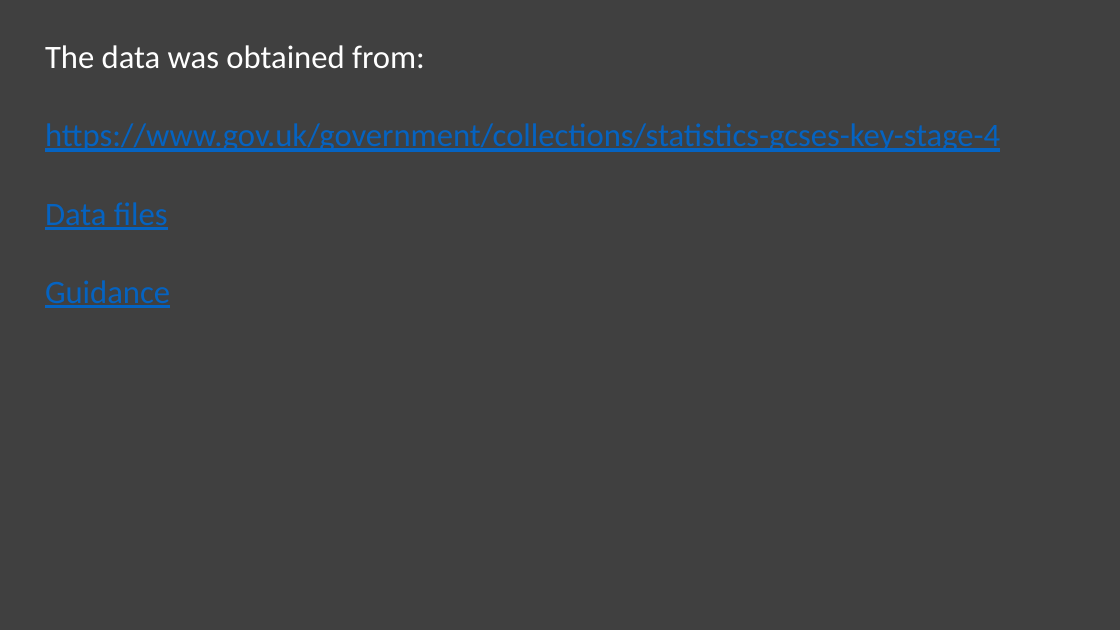
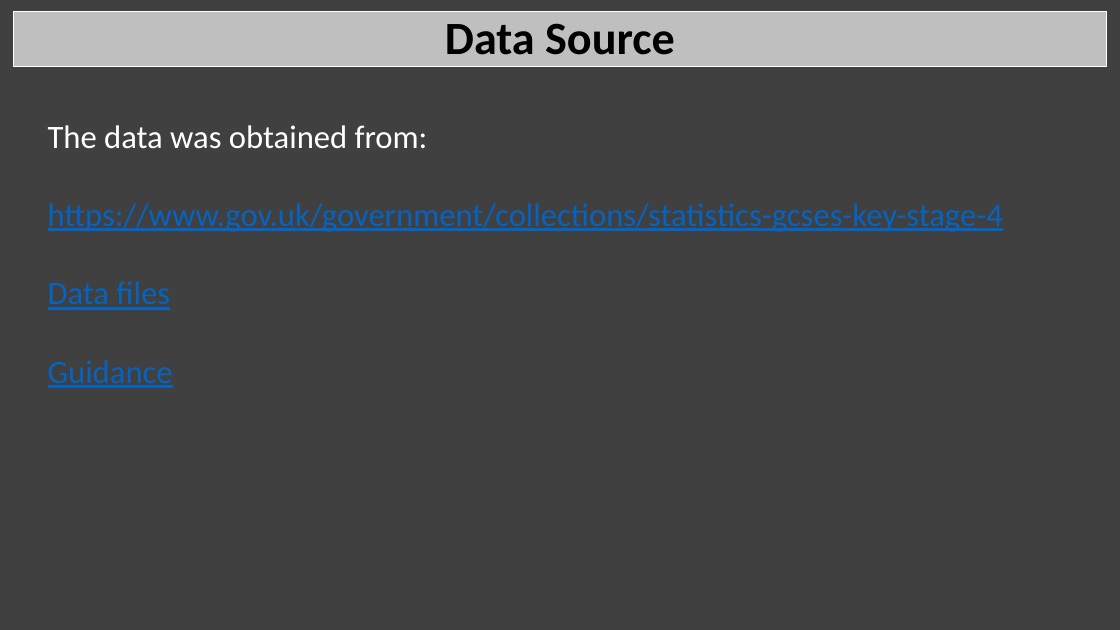
Before and after one commit to MoNawaz101/Project-1-Examination-Analysis, a slide deck: slide 4 of Project 1 Presentation.pptx. Drawn at 1120x630 pixels with LibreOffice and Linux fonts; fonts in the diff are those of the drawing. Boxes give left, top, right and bottom in pixels: in the first picture for what was removed or moved away, otherwise in the second. Text is boxed around its words. In the diff, an @@ line names an element or a change of style, - is before the commit and + after.

Commit message:
Q1 stats analysis, renamed files and re-ordered data folders

```diff
--- a/Project 1 Presentation.pptx
+++ b/Project 1 Presentation.pptx
@@ rectangle added at (x1=13, y1=12, x2=1107, y2=66), fill #BFBFBF, outline #FFFFFF 0.75 pt, 39.6 pt, text #000000, bold @@
+Data Source
@@ text "The data was obtained from:" moved from (x1=45, y1=45, x2=1000, y2=308) to (x1=48, y1=125, x2=1003, y2=388) @@
```
Also in this commit, not shown: 9 other slides changed, 6 slides added, 1 slide removed, 44 other files.
